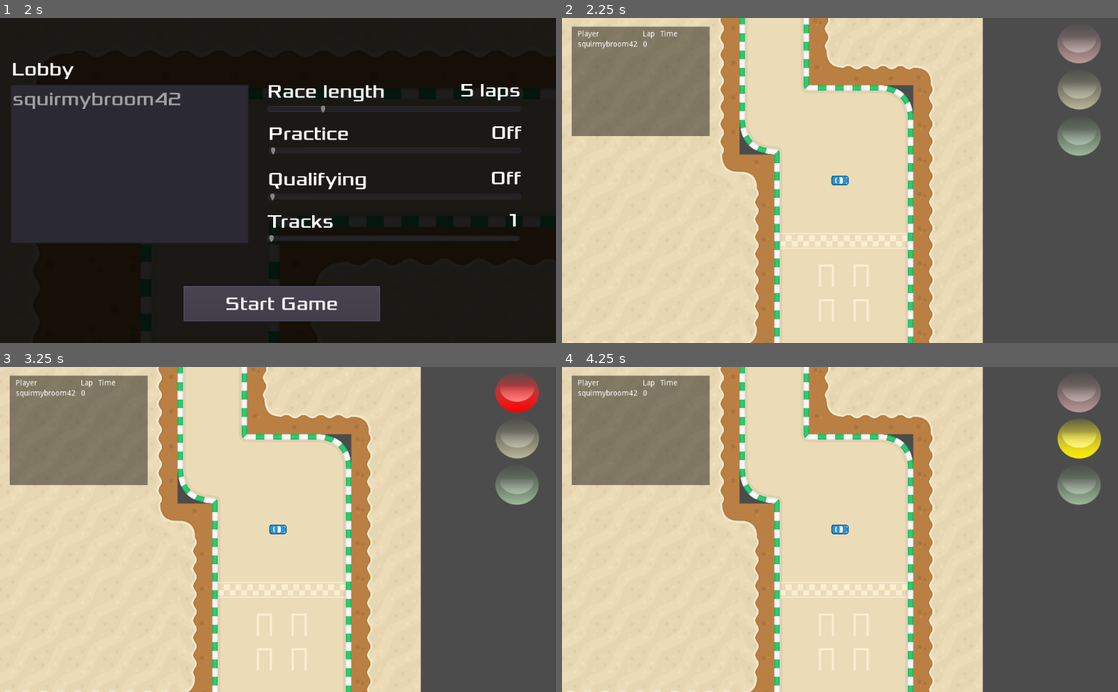
Above: before the commit, frames 1-4 (two rows, left to right).
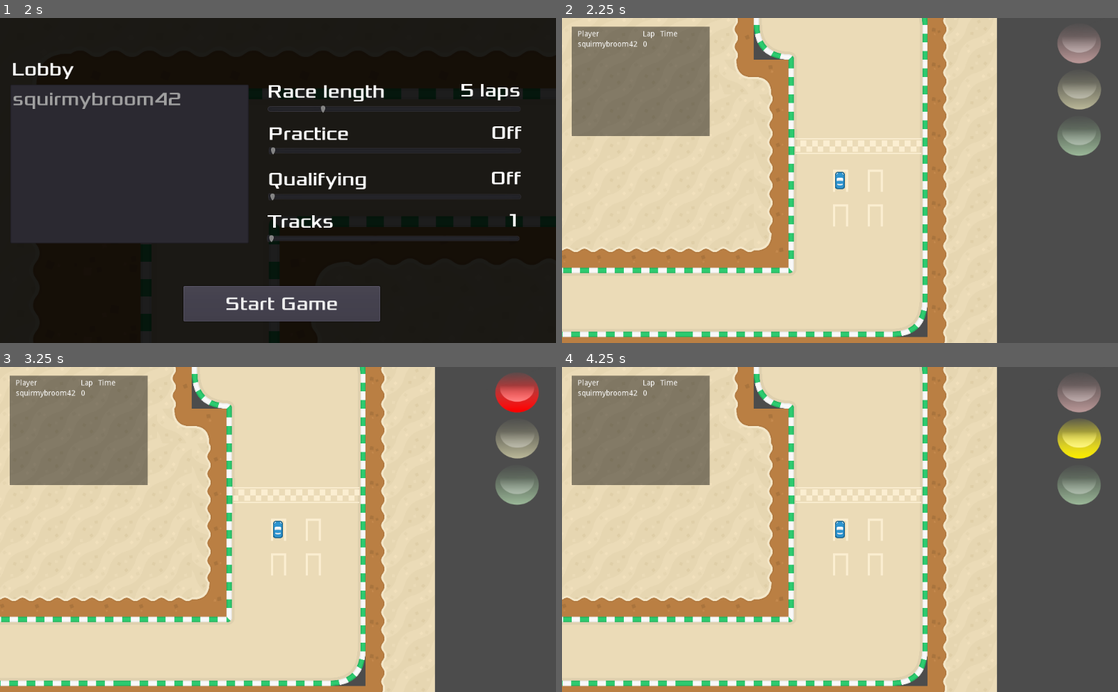
Above: after the commit, the same moments.

Repository: itjope/slide-on-slicks
Game: Godot game, scene res://World.tscn
Two runs of this game, one before a commit and one after it. Both use one fixed random seed, a clock stepped at 60 frames per second and the inputs below.
Inputs:
- Up to frame 1 (2 s): tap Enter at 0.5 s; hold D (steer_right) 0.53-1.25 s; click "Start Server" at 1.25 s
- Up to frame 2 (2.25 s): click "Start Game" at 2 s
- Up to frame 3 (3.25 s): tap Space at 2.75 s; hold S (brake) from 2.78 s (still down)
- Up to frame 4 (4.25 s): tap Enter at 3.5 s; release S (brake) at 3.53 s; hold D (steer_right) from 3.53 s (still down)

Frame 1 is identical in both runs. In frame 2, 23% of the frame differs, in the area x 0-79%, y 0-100%; in frame 3, 23%; in frame 4, 23%.

Commit message:
Set start positions of cars

Diff:
--- a/Server.gd
+++ b/Server.gd
@@ -1,7 +1,6 @@
 extends Node
 
 const PORT        = 5000
-const Car = preload("res://Car.tscn")
 const ServerOrJoin = preload("res://ServerOrJoin.tscn")
 const PlayerLobby = preload("res://Lobby.tscn")
 
@@ -9,8 +8,8 @@
 var my_info = { name = "Player 1" }
 var serverOrJoin = ServerOrJoin.instance()
 var lobby = PlayerLobby.instance()
+
 signal start_game(my_info, player_info)
-
 
 func _ready():
 
@@ -70,20 +69,6 @@
 	start_game()
 
 remote func start_game():
-	var selfPeerID = get_tree().get_network_unique_id()
-	var car = Car.instance()
-	car.position=Vector2(2036.365, 1634.47)
-	car.set_name(str(selfPeerID))
-	car.set_network_master(selfPeerID)
-	get_parent().add_child(car)
-	get_parent().get_node("Race").get_node("ControlPanel").start(car)
-
-	for p in player_info:
-		var remoteCar = Car.instance()
-		remoteCar.set_name(str(p))
-		remoteCar.set_network_master(p)
-		get_parent().add_child(remoteCar)
-
 	emit_signal("start_game", my_info, player_info)
 	lobby.hide()
 
--- a/Track.gd
+++ b/Track.gd
@@ -1,12 +1,29 @@
 extends TileMap
 
+const Car = preload("res://Car.tscn")
+
 signal finished_lap(body)
-signal start_positions(positions)
 
 var prev_checkpoint = {}
 
-# Called when the node enters the scene tree for the first time.
-func _ready():
+class MyCustomSorter:
+	static func sort(a, b):
+		return a["id"] < b["id"]
+
+func _on_Checkpoints_body_shape_entered(body_id, body, _body_shape, area_shape):
+	var cur = area_shape
+	var prev = prev_checkpoint.get(body_id, 0)
+	var last = get_node("Checkpoints").get_child_count()-1
+
+	if (prev == last && cur == 0):
+		print("finished_lap: " + str(body))
+		emit_signal("finished_lap", body)
+		prev_checkpoint[body_id] = cur
+	elif (prev + 1 == cur):
+		prev_checkpoint[body_id] = cur
+
+
+func _on_Server_start_game(my_info, player_info):
 	var start_positions = []
 
 	for up in get_used_cells_by_id(3):
@@ -21,18 +38,28 @@
 	for left in get_used_cells_by_id(6):
 		start_positions.append({"pos": (map_to_world(left) + cell_size / 2), "angle": deg2rad(180)})
 
-	print("start_positions=" + str(start_positions))
-	emit_signal("start_positions", start_positions)
+	var selfPeerID = get_tree().get_network_unique_id()
+	var car = Car.instance()
+	car.position=start_positions[0]["pos"]
+	car.rotation=start_positions[0]["angle"]
+	car.set_name(str(selfPeerID))
+	car.set_network_master(selfPeerID)
+	get_parent().add_child(car)
+	get_parent().get_node("Race").get_node("ControlPanel").start(car)
 
+	var cars = [{"id": selfPeerID, "car": car}]
 
-func _on_Checkpoints_body_shape_entered(body_id, body, _body_shape, area_shape):
-	var cur = area_shape
-	var prev = prev_checkpoint.get(body_id, 0)
-	var last = get_node("Checkpoints").get_child_count()-1
+	for p in player_info:
+		var remoteCar = Car.instance()
+		remoteCar.set_name(str(p))
+		remoteCar.set_network_master(p)
+		get_parent().add_child(remoteCar)
+		cars.append({"id": p, "car": remoteCar})
 
-	if (prev == last && cur == 0):
-		print("finished_lap: " + str(body))
-		emit_signal("finished_lap", body)
-		prev_checkpoint[body_id] = cur
-	elif (prev + 1 == cur):
-		prev_checkpoint[body_id] = cur
+	cars.sort_custom(MyCustomSorter, "sort")
+
+	var pos = 0
+	for c in cars:
+		c["car"].position = start_positions[pos]["pos"]
+		c["car"].rotation = start_positions[pos]["angle"]
+		pos += 1
--- a/World.tscn
+++ b/World.tscn
@@ -338,3 +338,4 @@
 [connection signal="green_light" from="Race/TrafficLight" to="Race" method="_on_TrafficLight_green_light"]
 [connection signal="timeout" from="Race/TrafficLight/Timer" to="Race/TrafficLight" method="_on_Timer_timeout"]
 [connection signal="start_game" from="Server" to="Race/TrafficLight" method="_on_Server_start_game"]
+[connection signal="start_game" from="Server" to="Track" method="_on_Server_start_game"]
